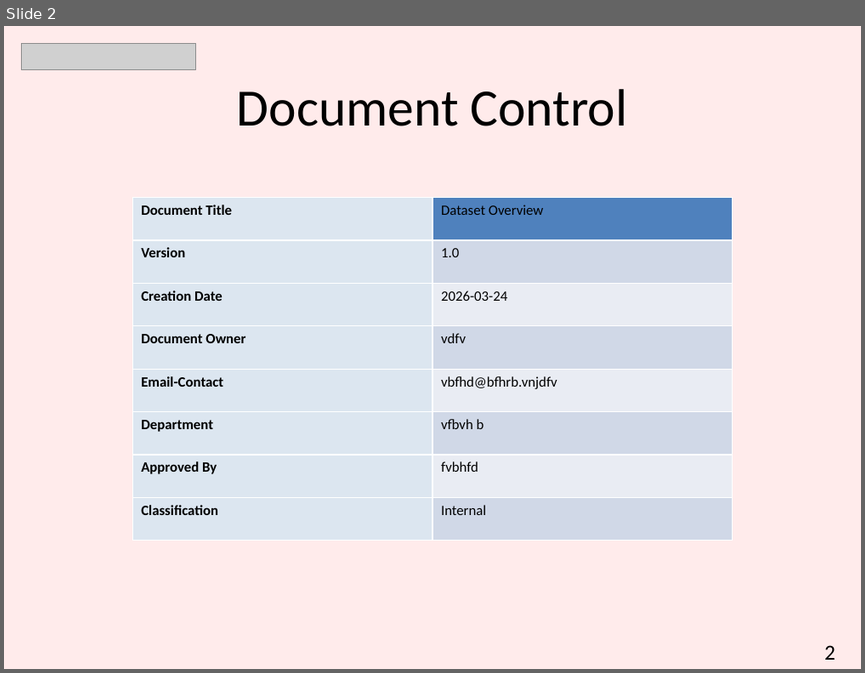
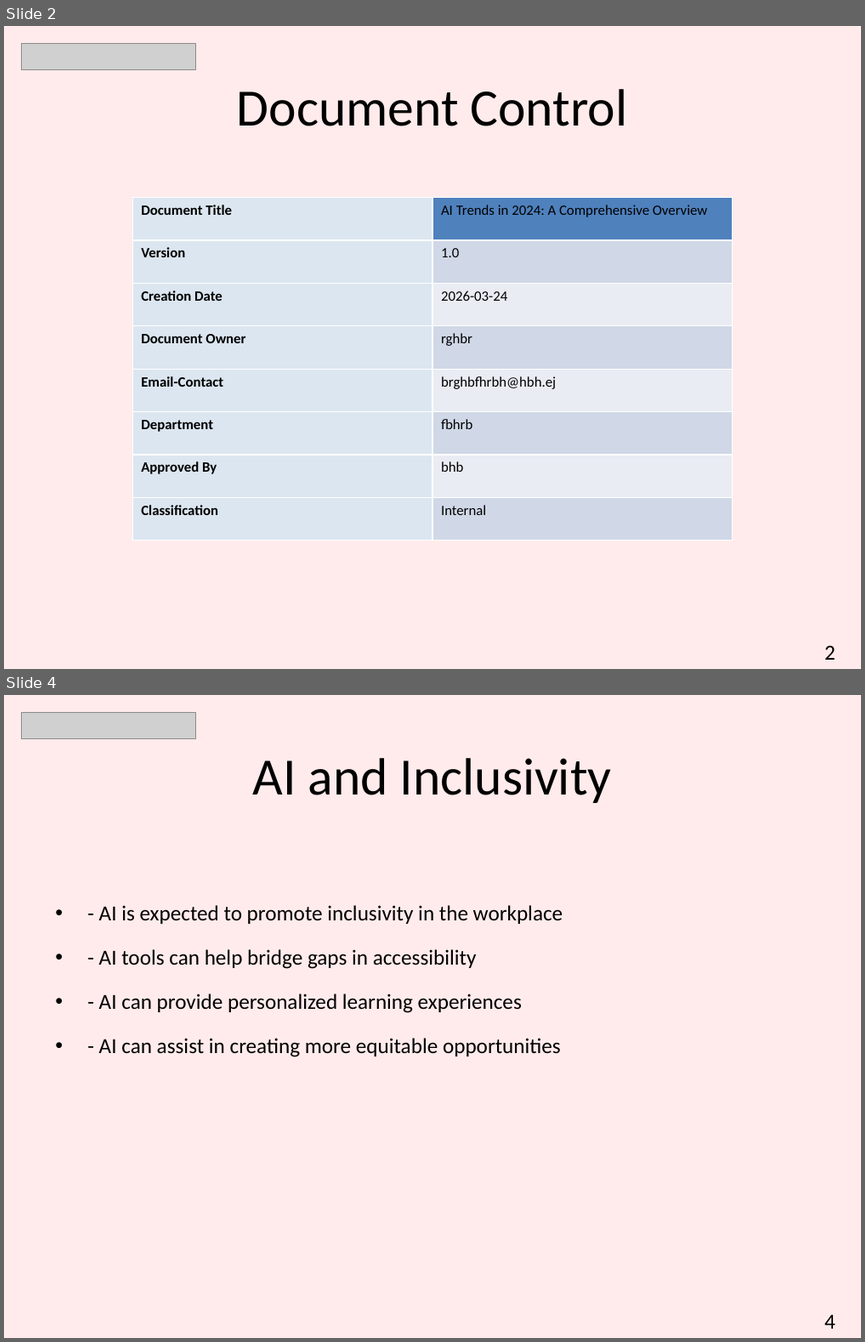
Before and after one commit to hetanshi511/CyberNexus, a slide deck: Backend/Presentation.pptx. Shown one above the other, each under a label of ours: slide 2 before the commit, slides 2 and 4 after it; the slides between them are not shown. The pictures are 865x673 and 865x1342 pixels, drawn with LibreOffice and Linux fonts; fonts in the diff are those of the drawing; grey boxes stand for pictures. Boxes give left, top, right and bottom in pixels: in the first picture for what was removed or moved away, otherwise in the second. Text is boxed around its words. In the diff, an @@ line names an element or a change of style, - is before the commit and + after.

```diff
--- a/Backend/Presentation.pptx
+++ b/Backend/Presentation.pptx
@@ slide 4 added at <box>4,695,861,1338</box>, background #FFEBEB @@
@@ picture added at <box>21,712,196,738</box> @@
@@ title added at <box>253,758,612,803</box>, 44 pt, text #000000 @@
+AI and Inclusivity
@@ text added at <box>99,905,563,1057</box>, 18 pt, text #000000 @@
+• - AI is expected to promote inclusivity in the workplace
+• - AI tools can help bridge gaps in accessibility
+• - AI can provide personalized learning experiences
+• - AI can assist in creating more equitable opportunities
@@ text added at <box>824,1314,835,1328</box>, 18 pt, text #000000 @@
+4
@@ slide 2 changed as well @@
@@ table at <box>132,198,732,540</box> @@
-row 1, column 2: Dataset Overview
+row 1, column 2: AI Trends in 2024: A Comprehensive Overview
-row 4, column 2: vdfv
+row 4, column 2: rghbr
-row 5, column 2: vbfhd@bfhrb.vnjdfv
+row 5, column 2: brghbfhrbh@hbh.ej
-row 6, column 2: vfbvh b
+row 6, column 2: fbhrb
-row 7, column 2: fvbhfd
+row 7, column 2: bhb
```
Also in this commit, not shown: 4 other slides added, 7 slides removed, 22 other files.
